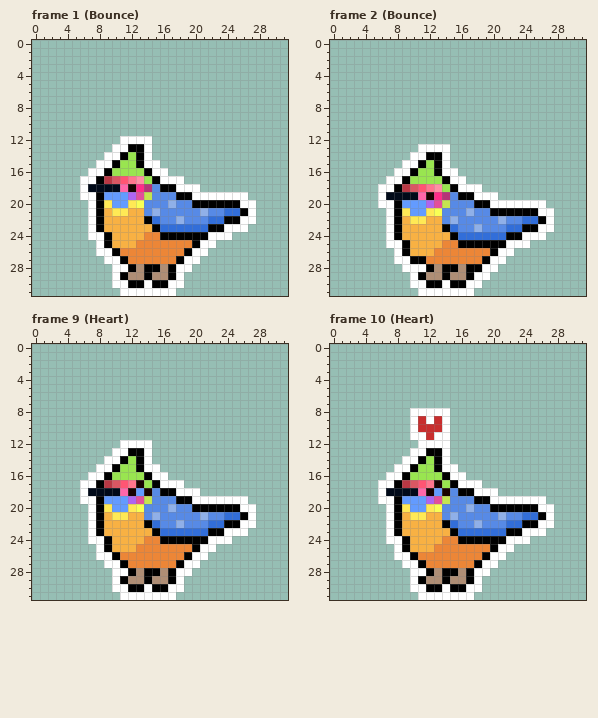
One commit to this pixel-art file: aseprite/birb.aseprite. Above is the file before it was changed.
32x32 pixels, 14 frames. Shown: frame 1 (Bounce), frame 2 (Bounce), frame 9 (Heart), frame 10 (Heart). The commit also changed other frames, which this record leaves out.
The result:
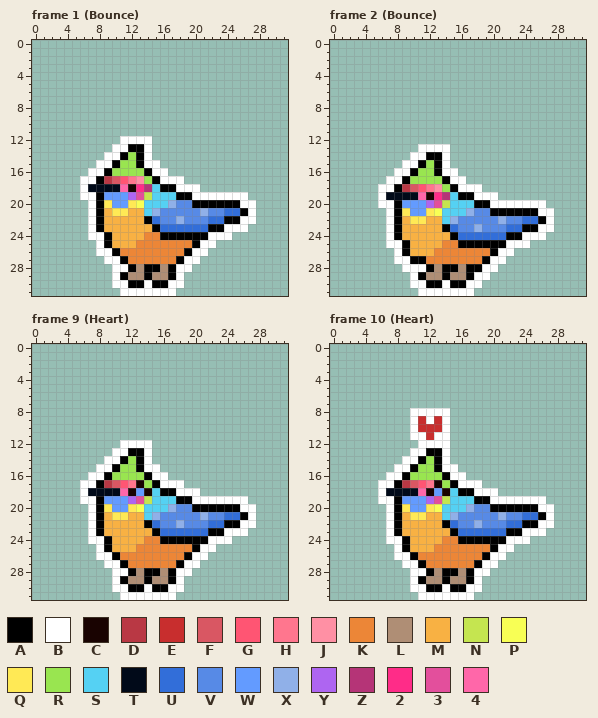
Palette (. is transparent): A #000000  B #ffffff  C #190301  D #b93844  E #c82e2e  F #d95763  G #ff5573  H #ff768e  J #ff90a4  K #ec8637  L #af8e75  M #f8b143  N #c5e550  P #f8ff55  Q #ffe955  R #99e550  S #55d1f3  T #010a19  U #326ed9  V #578ae6  W #639bff  X #90b0e8  Y #ae65f1  Z #b53477  2 #ff2c88  3 #e34f9c  4 #ff67a9
The exact change:
Changed rows in their new state; - is an unchanged pixel.
Frame 1 (Bounce), layer "birb":
first column x 14:
18 -S--
19 -SSS
20 SSS-
21 S---
Frame 2 (Bounce), layer "birb":
first column x 14:
19 -S--
20 -SSS
21 SSS-
22 S---
Frame 9 (Heart), layer "birb": the same change as frame 1 (Bounce)
Frame 10 (Heart), layer "birb": the same change as frame 1 (Bounce)
Where, in picture pixels (left, top, right, bottom), the same in both pictures:
changed: (144, 184, 176, 216)
changed: (442, 192, 474, 224)
changed: (144, 488, 176, 520)
changed: (442, 488, 474, 520)
